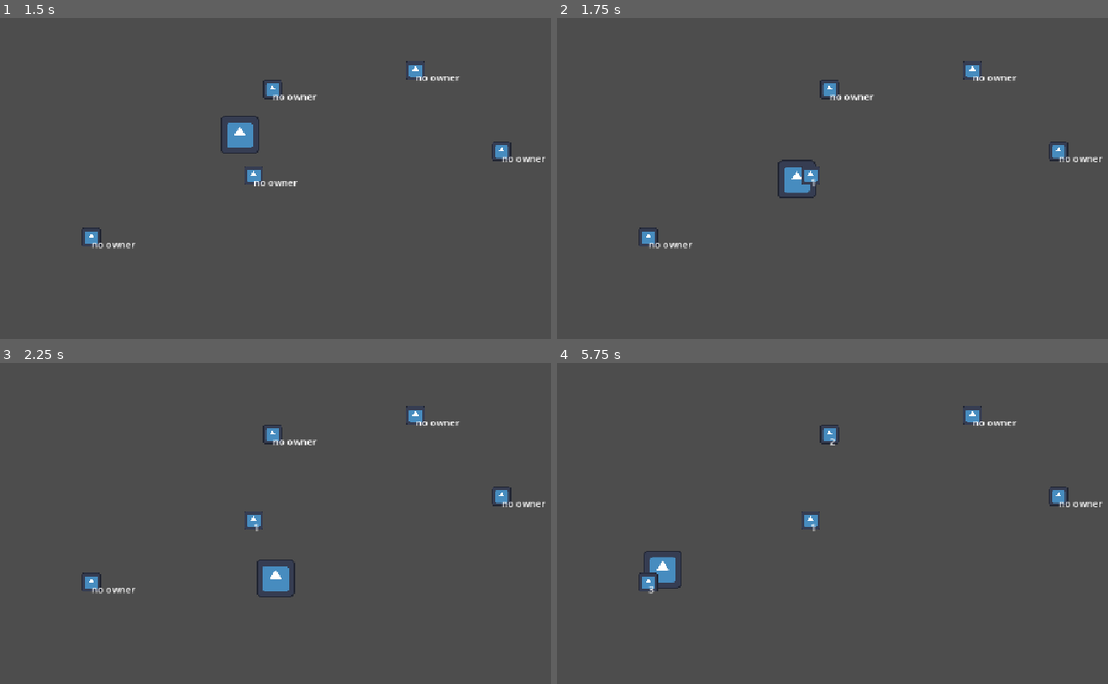
Above: before the commit, frames 1-4 (two rows, left to right).
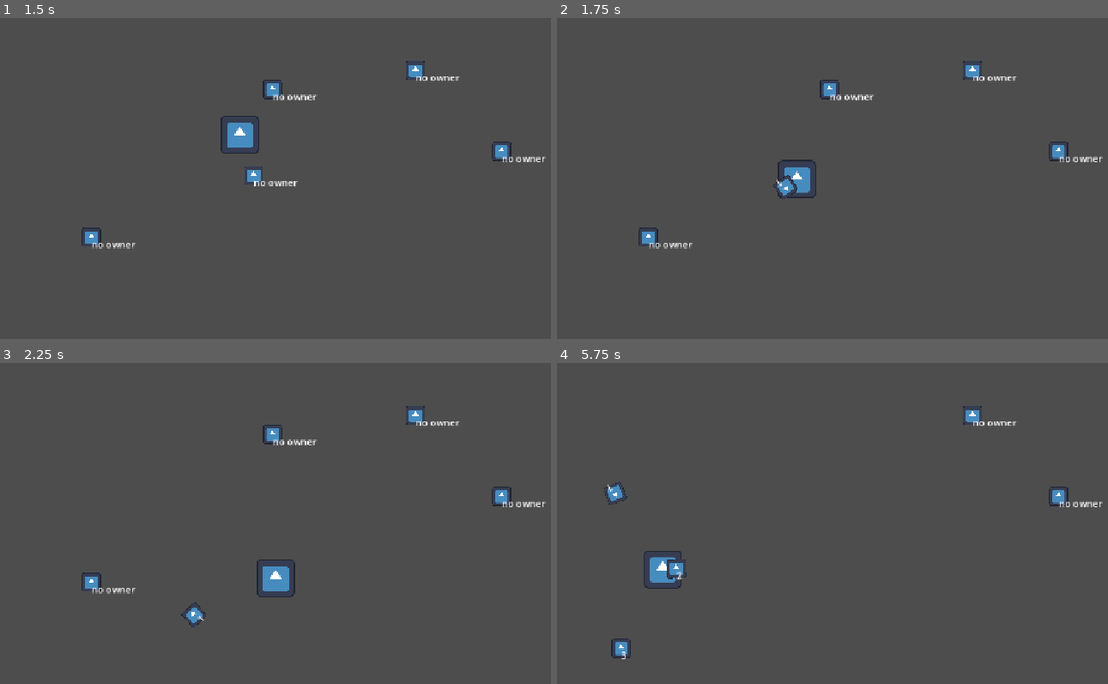
Above: after the commit, the same moments.

Repository: TheTagRapper/juniper-dev-jam-26
Game: Godot game, scene res://Prototypes/orbiting_system/scenes/orbit_test_scene.tscn
Same seed, same stepped clock (60 frames per second), same inputs: the game is played once before the commit and once after it. The project has no main scene, so this scene is started directly. The engine's default icon, where the game draws it, is replaced by a stand-in: a white triangle on a blue panel in a dark square.
Inputs (mouse positions are in pixels of both pictures, inside the frame that each line leads up to):
- Up to frame 1 (1.5 s): tap Enter at 0.5 s; move the mouse to (451, 191) at 0.52 s; hold D (move_right) 0.53-1.28 s; hold 1 (select_first_weapon) 0.53-1.28 s; move the mouse to (165, 229) at 1.27 s; hold S (move_down) from 1.28 s (still down); tap 4 (select_fourth_weapon) at 1.35 s
- Up to frame 2 (1.75 s): keep holding S (move_down)
- Up to frame 3 (2.25 s): move the mouse to (369, 472) at 2.02 s; release S (move_down) at 2.03 s; hold D (move_right) from 2.03 s (still down); tap 2 (select_second_weapon) at 2.1 s
- Up to frame 4 (5.75 s): move the mouse to (821, 632) at 2.77 s; release D (move_right) at 2.78 s; hold W (move_up) 2.78-3.53 s; tap 3 (select_third_weapon) at 2.85 s; move the mouse to (1063, 613) at 3.52 s; hold 1 (select_first_weapon) 3.53-4.28 s; hold A (move_left) 3.53-5.03 s; move the mouse to (650, 497) at 4.27 s; tap 4 (select_fourth_weapon) at 4.35 s; move the mouse to (893, 555) at 5.02 s; hold S (move_down) from 5.03 s (still down); tap 2 (select_second_weapon) at 5.1 s

Frame 1 is identical in both runs. In frame 2, 0.2% of the frame differs, in the area x 39-48%, y 46-57%; in frame 3, 0.2%; in frame 4, 0.8%, in the area x 8-52%, y 19-93%.
Error before the commit: Invalid access to property or key 'needs_detachment' on a base object of type 'Marker2D (temp_orbit_weapon.gd)'. (res://Prototypes/orbiting_system/scenes/orbit…

Commit message:
Updated a small error as inv system has slightly changed

Diff:
--- a/Prototypes/orbiting_system/scenes/orbit_player.gd
+++ b/Prototypes/orbiting_system/scenes/orbit_player.gd
@@ -12,7 +12,7 @@
 # Inventory System
 var weapon_inv = [null, null, null, null]
 var holding_index = 0
-var stack_of_free_indexes = [3, 2, 1, 0]
+var stack_of_free_indexes = [3, 2, 1, 0] # CHANGE AS WEAPONS CAN NO LONGER BREAK
 
 func _physics_process(delta: float) -> void:
 
@@ -45,10 +45,10 @@
 	for i in range(4):
 		if weapon_inv[i] != null:
 
-			if weapon_inv[i].needs_detachment == true:
-				remove_weapon(i)
+			#if weapon_inv[i].needs_detachment == true:
+			#	remove_weapon(i)
 			# Check if it is being held in the hand
-			elif holding_index == i:
+			if holding_index == i:
 				# THIS IS TEMPORARY GUN CODE, WE WILL HANDLE SHOOTING
 				# THIS IS JUST ADDED FOR TESTING
 				var s_width = $Sprite2D.texture.get_width()
